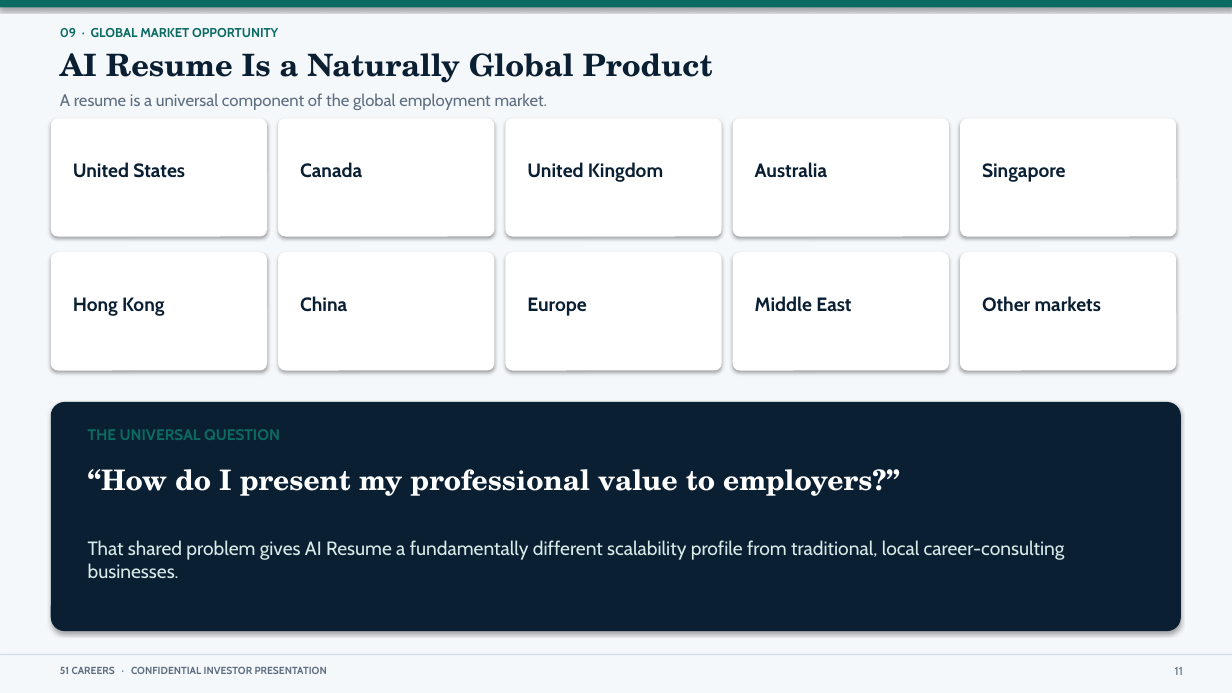
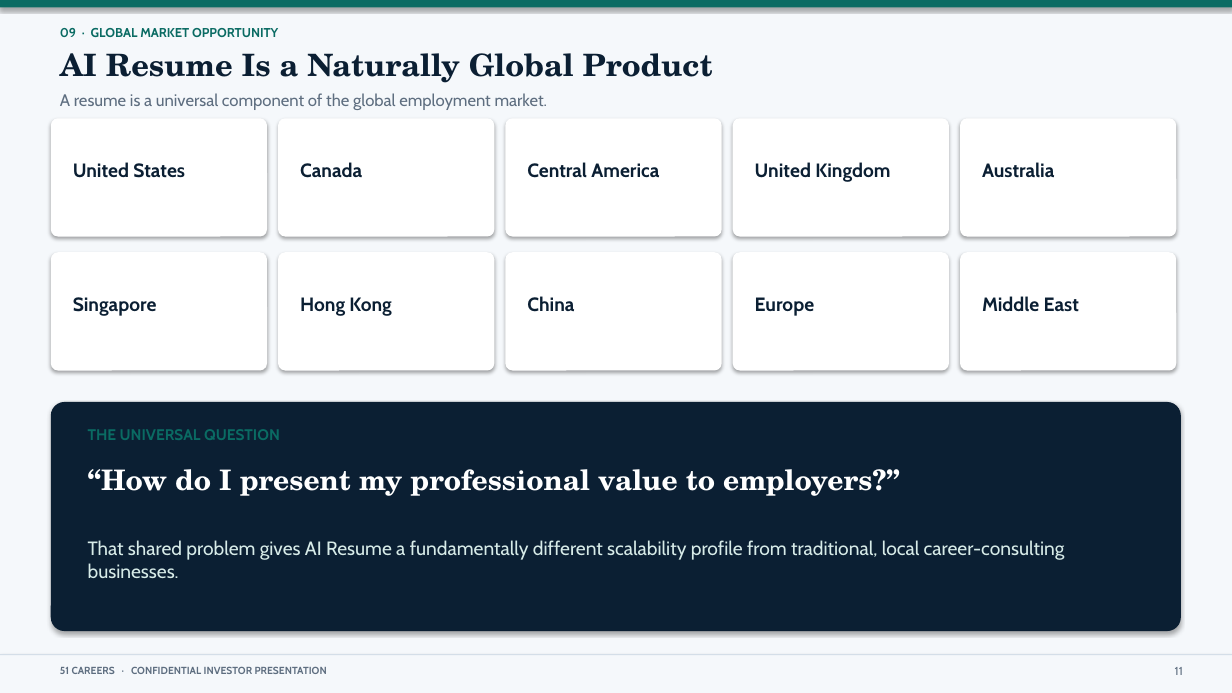
Before and after one commit to anthonyleedu/anthonyleedu, a slide deck: slide 11 of 51Careers_Addition.pptx. Drawn at 1232x693 pixels with LibreOffice and Linux fonts; fonts in the diff are those of the drawing. Boxes give left, top, right and bottom in pixels: in the first picture for what was removed or moved away, otherwise in the second. Text is boxed around its words. In the diff, an @@ line names an element or a change of style, - is before the commit and + after.

```diff
--- a/51Careers_Addition.pptx
+++ b/51Careers_Addition.pptx
@@ text at [527, 162, 659, 178]: text changed @@
-United Kingdom
+Central America
@@ text at [755, 162, 890, 182]: text changed @@
-Australia
+United Kingdom
@@ text at [982, 162, 1054, 178]: text changed @@
-Singapore
+Australia
@@ text at [73, 297, 157, 316]: text changed @@
-Hong Kong
+Singapore
@@ text at [300, 297, 391, 316]: text changed @@
-China
+Hong Kong
@@ text at [527, 296, 574, 312]: text changed @@
-Europe
+China
@@ text at [755, 297, 814, 316]: text changed @@
-Middle East
+Europe
@@ text at [982, 296, 1079, 312]: text changed @@
-Other markets
+Middle East
```
Also in this commit, not shown: 8 other slides changed, 1 slide added, 2 slides removed, 1 other file.
